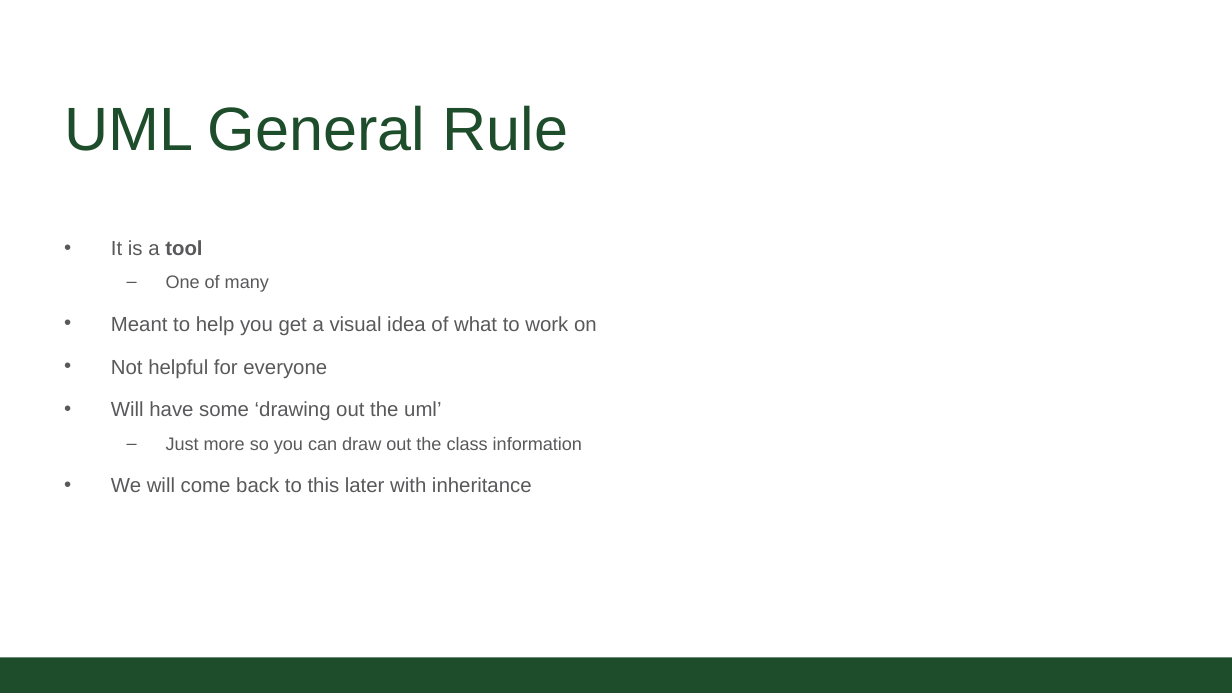
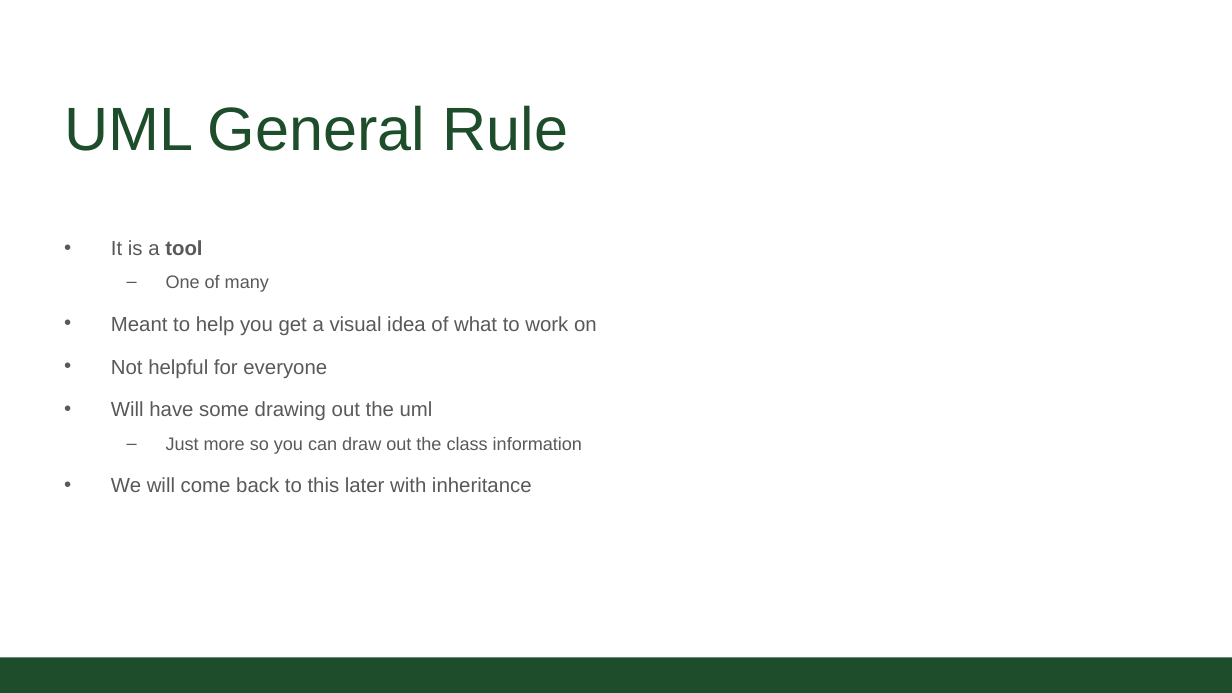
Before and after one commit to CSU-CompSci-CS163-4/Handouts, a slide deck: slide 4 of slides/Online/05 - UML.pptx. Drawn at 1232x693 pixels with LibreOffice and Linux fonts; fonts in the diff are those of the drawing; background and template pictures are left out. Boxes give left, top, right and bottom in pixels: in the first picture for what was removed or moved away, otherwise in the second. Text is boxed around its words. In the diff, an @@ line names an element or a change of style, - is before the commit and + after.

```diff
--- a/slides/Online/05 - UML.pptx
+++ b/slides/Online/05 - UML.pptx
@@ text at (111, 401, 433, 420): text changed @@
-• Will have some ‘drawing out the uml’
+• Will have some drawing out the uml
```
Also in this commit, not shown: 1 other slide changed, 4 other files.
